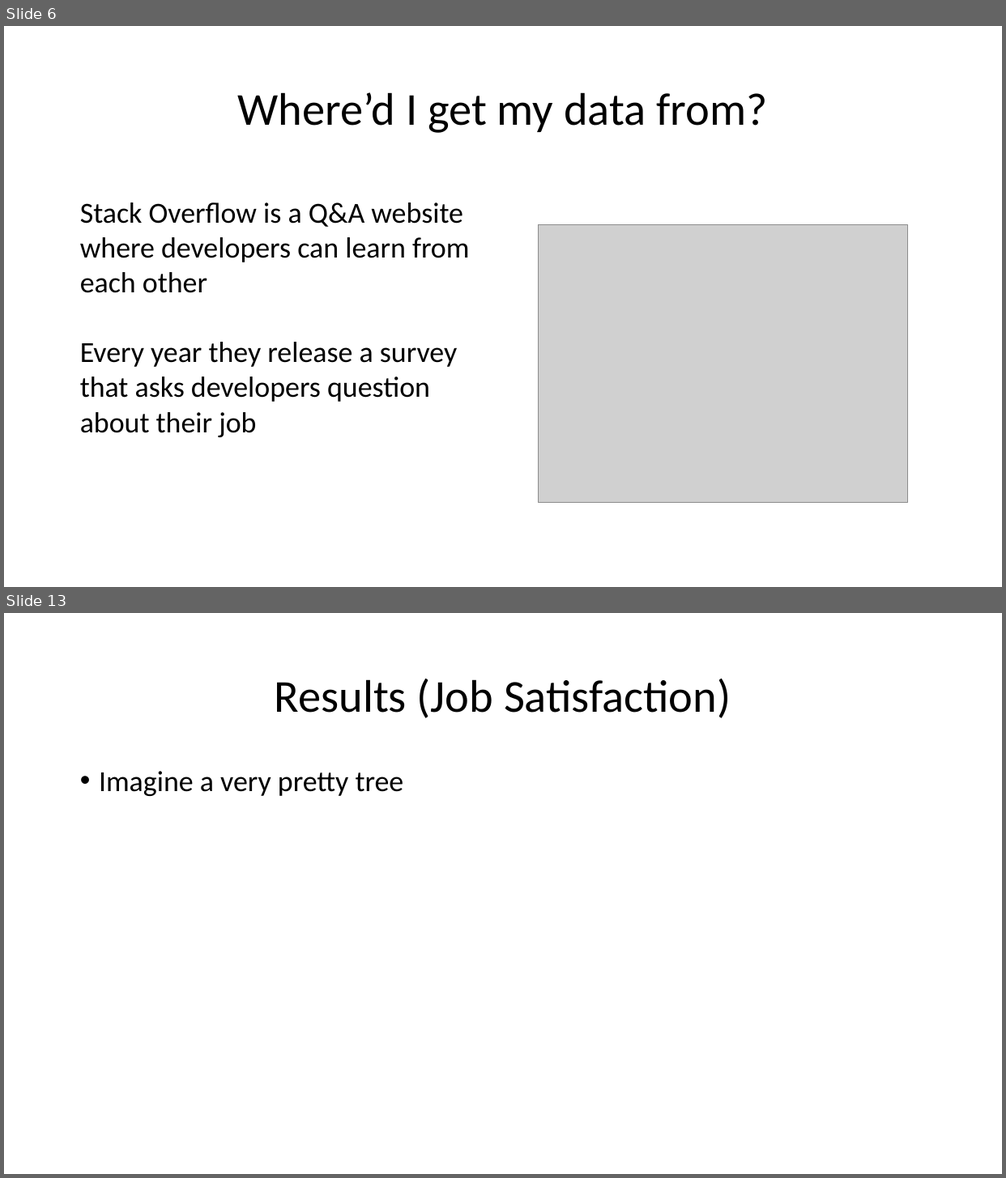
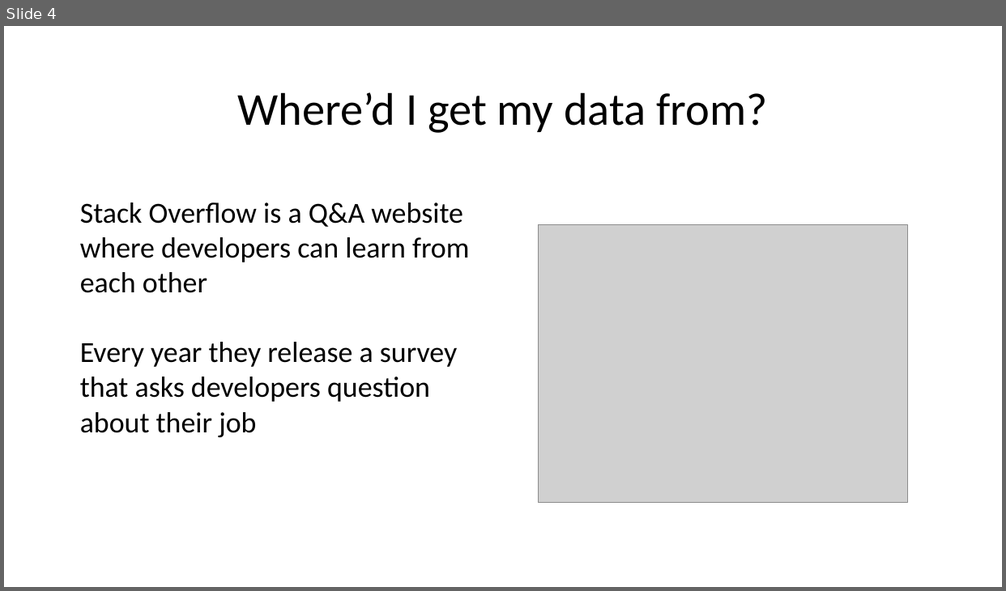
Before and after one commit to Iotaslair/DM-ML-Personal-Project, a slide deck: Presentations/For Me/Presentation.pptx. Shown one above the other, each under a label of ours: slides 6 and 13 before the commit, slide 4 after it; the slides between them are not shown. The pictures are 1006x1178 and 1006x591 pixels, drawn with LibreOffice and Linux fonts; fonts in the diff are those of the drawing; grey boxes stand for pictures. Boxes give left, top, right and bottom in pixels: in the first picture for what was removed or moved away, otherwise in the second. Text is boxed around its words. In the diff, an @@ line names an element or a change of style, - is before the commit and + after.

```diff
--- a/Presentations/For Me/Presentation.pptx
+++ b/Presentations/For Me/Presentation.pptx
@@ slide 13 removed at <box>4,613,1002,1174</box>, background #FFFFFF @@
@@ title removed at <box>275,679,731,718</box> @@
-Results (Job Satisfaction)
@@ text removed at <box>99,771,404,796</box> @@
-• Imagine a very pretty tree
@@ what was slide 6 is now slide 4 @@
```
Also in this commit, not shown: 6 slides changed, 9 slides added, 9 other slides removed, 4 other files.
